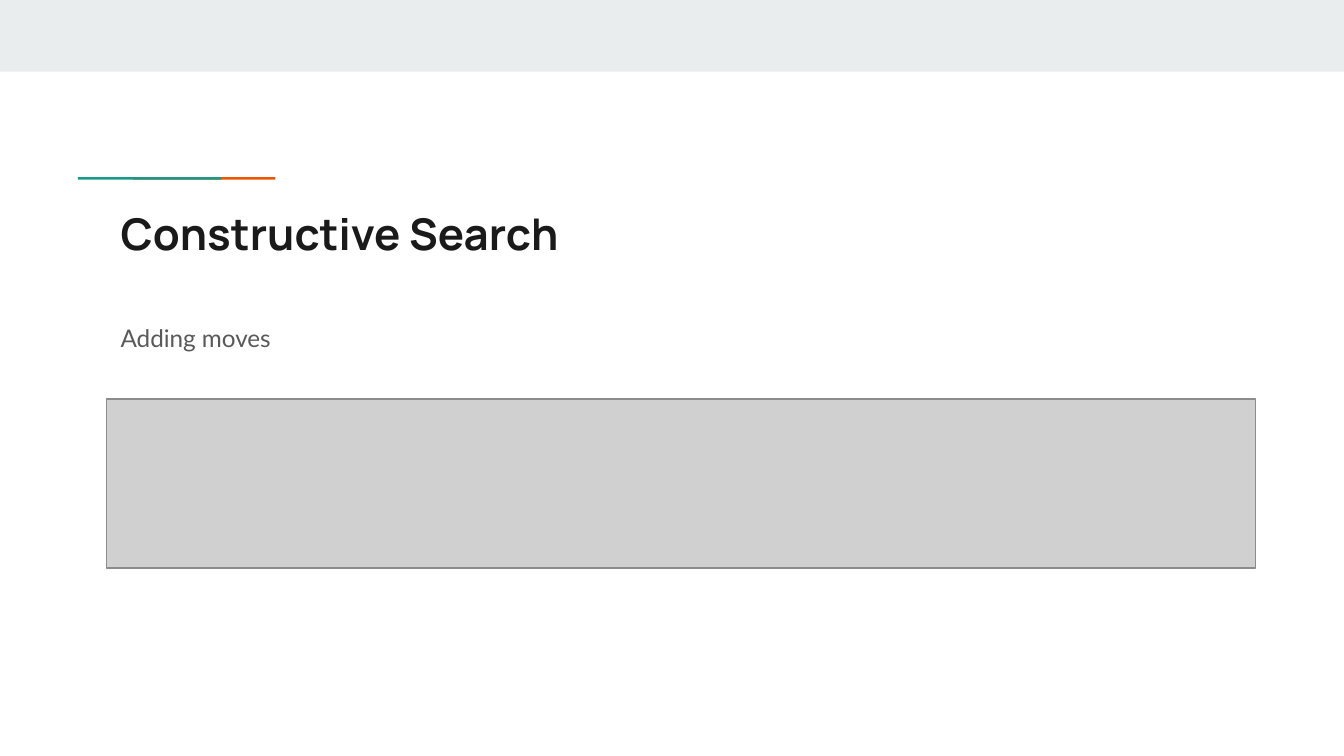
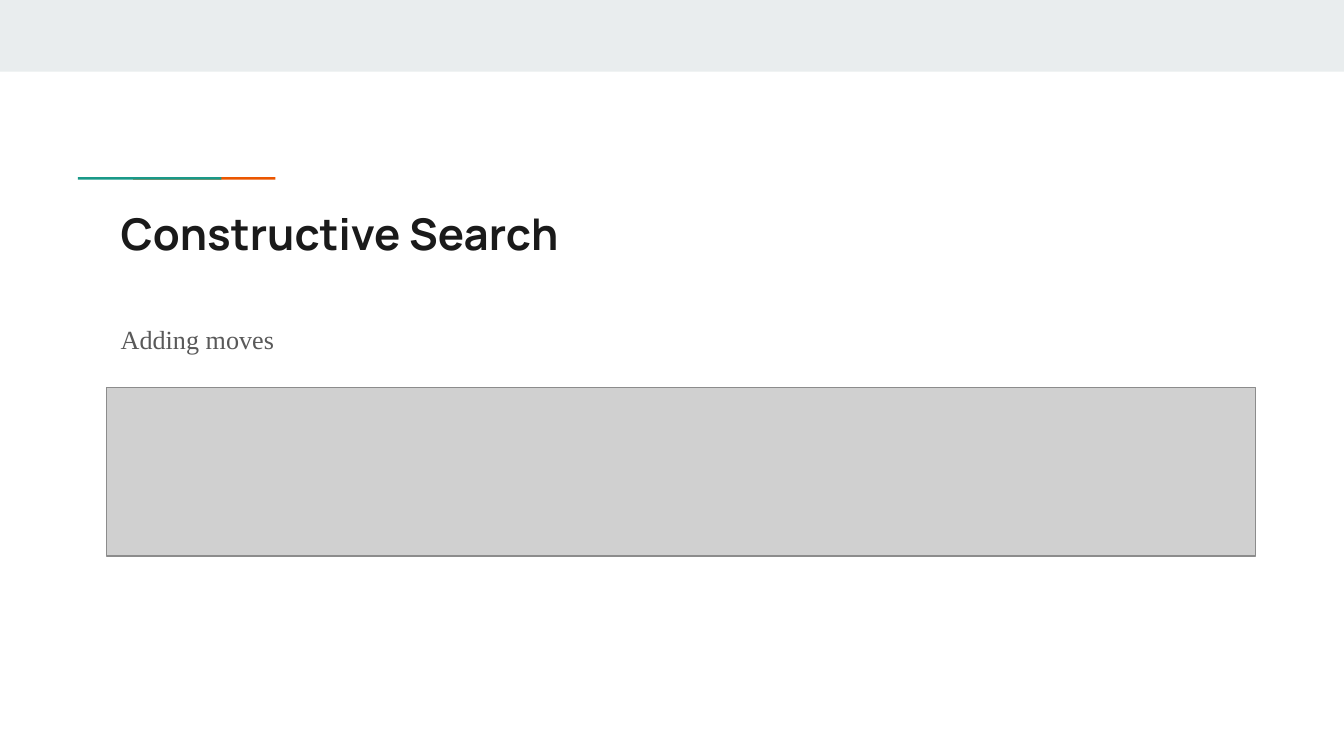
Before and after one commit to GayathriRangu/SIGEVO-Summer-School-S3-2024, a slide deck: slide 9 of presentation_team_2024.pptx. Drawn at 1344x756 pixels with LibreOffice and Linux fonts; fonts in the diff are those of the drawing; grey boxes stand for pictures. Boxes give left, top, right and bottom in pixels: in the first picture for what was removed or moved away, otherwise in the second. Text is boxed around its words. In the diff, an @@ line names an element or a change of style, - is before the commit and + after.

```diff
--- a/presentation_team_2024.pptx
+++ b/presentation_team_2024.pptx
@@ text "Adding moves" at <box>121,331,274,355</box>: size 13 to 14 pt, font Lato to Times New Roman @@
@@ picture: place and size @@
-picture at <box>106,399,1255,569</box>
+picture at <box>106,387,1255,556</box>
```
Also in this commit, not shown: 8 other slides changed, 1 slide added, 3 other files.
